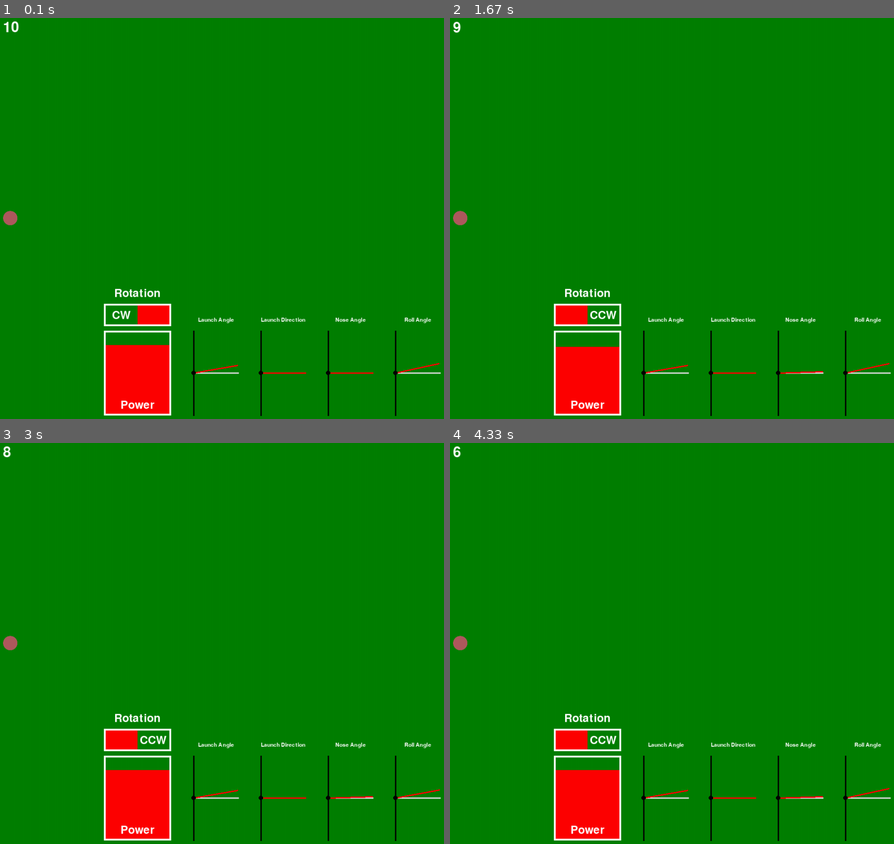
Above: before the commit, frames 1-4 (two rows, left to right).
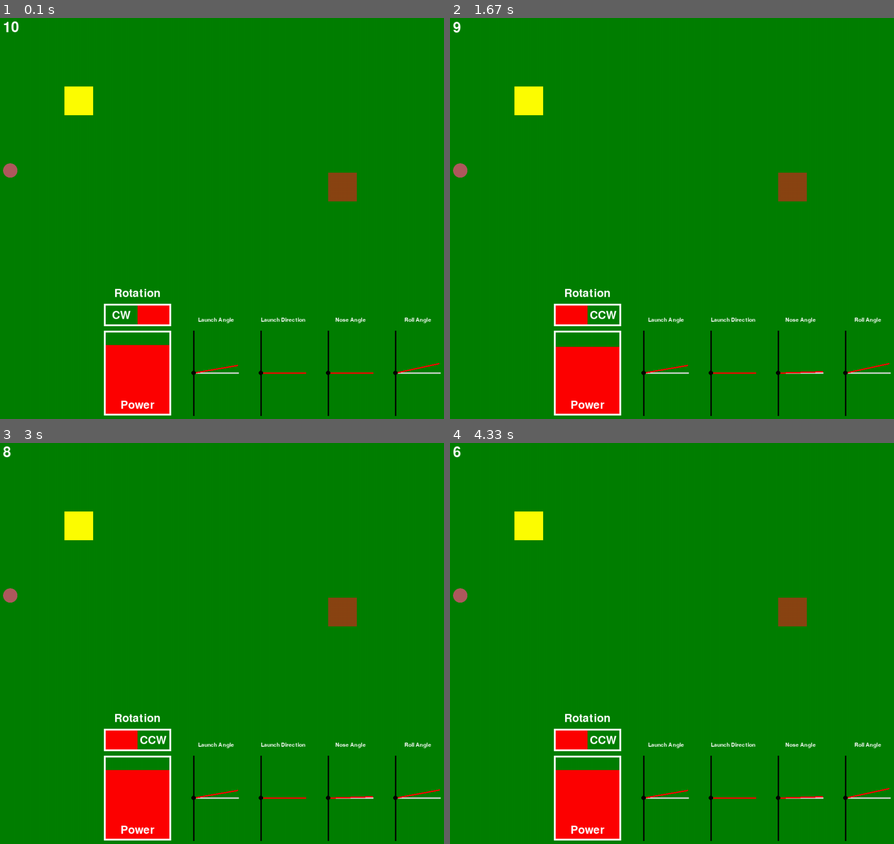
Above: after the commit, the same moments.

Repository: b7duongcs/PyGame-Disc-Golf
Game: pygame game, started from main.py
The game is run twice, just before and just after one commit, with the same random seed, the same clock (stepped at 60 frames per second) and the same inputs.
Inputs:
- Up to frame 1 (0.1 s): no input
- Up to frame 2 (1.67 s): tap 1 at 0.33 s; tap 8 at 0.67 s; tap E at 1.5 s
- Up to frame 3 (3 s): tap 2 at 1.83 s; tap 9 at 2.17 s
- Up to frame 4 (4.33 s): tap 5 at 3 s; tap 0 at 3.33 s; tap 6 at 4.17 s

The runs differ from the first frame. In frame 1, 1.1% of the frame differs, in the area x 0-81%, y 17-52%; in frame 2, 1.1%; in frame 3, 1.1%; in frame 4, 1.1%.

Commit message:
draw goal and obstacle

Diff:
--- a/main.py
+++ b/main.py
@@ -1,5 +1,6 @@
 import pygame
 import os
+import random
 from disc_flight import *
 from parameters import *
 
@@ -19,6 +20,8 @@
 WHITE = (255, 255, 255)
 BLACK = (0, 0, 0)
 GREY = (220,220,220)
+BROWN = (139,69,19)
+YELLOW = (255,255,0)
 
 #fonts
 TIMER_FONT = pygame.font.Font('freesansbold.ttf', 32)
@@ -41,12 +44,14 @@
 DISC_IMAGE = pygame.image.load(os.path.join('assets', 'disc_sprite.png'))
 DISC = pygame.transform.scale(DISC_IMAGE, (DISC_SIZE, DISC_SIZE))
 START_X = BORDER
-START_Y = (HEIGHT - DISC_SIZE) / 2
+#START_Y_DEF = (HEIGHT - DISC_SIZE) / 2 #center
+START_Y_LOWER = BORDER
+START_Y_UPPER = HEIGHT - BORDER - DISC_SIZE
 
 #launch speed
 MAX_SPEED = 27 #m/s
 PIXELS_PER_MS = 7
-PB_X = START_X + UI_OFFSET
+PB_X = BORDER + UI_OFFSET
 PB_Y = HEIGHT - (MAX_SPEED * PIXELS_PER_MS + BORDER)
 PB_WIDTH = 150
 PB_HEIGHT = MAX_SPEED * PIXELS_PER_MS
@@ -101,6 +106,16 @@
 GRAPH_TITLE_X = GRAPH_LOWER_X_BOUND
 GRAPH_TITLE_Y = GRAPH_UPPER_Y_BOUND - 20
 
+#goal and obstacle
+GOAL_UPPER_Z = 1.33 #m
+GOAL_LOWER_Z =  0.65 #m
+OBSTACLE_Z = 5 #m
+OBJ_SIZE = 64
+OBJ_LOWER_Y = BORDER
+OBJ_UPPER_Y = HEIGHT - BORDER - OBJ_SIZE
+OBJ_LOWER_X = BORDER + 4*DISC_SIZE
+OBJ_UPPER_X = WIDTH - BORDER - OBJ_SIZE
+
 def draw_angle_ui(x, angle, title):
     mp_y = ANGLE_UI_Y + PB_HEIGHT/2
     angle_x = LINE_LEN * np.cos(np.radians(angle))
@@ -114,8 +129,8 @@
     pygame.draw.line(WIN, RED, (x, mp_y), (x + angle_x, mp_y - angle_y), LINE_THICKNESS)
     pygame.draw.circle(WIN, BLACK, (x, mp_y), 5)
 
-def draw_window(disc, parameters, graph_disc, colour, time, ticks=0):
-    WIN.fill(colour)
+def draw_window(disc, goal, obstacle, parameters, graph_disc, time, ticks=0):
+    WIN.fill(GREEN)
     WIN.blit(DISC, (disc.x, disc.y))
 
     timer = 0
@@ -148,18 +163,23 @@
         WIN.blit(POWER_TITLE, (POWER_TITLE_X, POWER_TITLE_Y))
         WIN.blit(ROT_TITLE, (ROT_TITLE_X, ROT_TITLE_Y))
 
-        #draw angles
+        #draw goal and obstacle
+        pygame.draw.rect(WIN, YELLOW, goal, 0)
+        pygame.draw.rect(WIN, BROWN, obstacle, 0)
+
+        #draw angles ui
         draw_angle_ui(VA_BL_X, parameters.launch_va, "Launch Angle")
         draw_angle_ui(HA_BL_X, parameters.launch_ha, "Launch Direction")
         draw_angle_ui(NA_BL_X, parameters.nose, "Nose Angle")
         draw_angle_ui(RA_BL_X, parameters.roll, "Roll Angle")
 
-
     else:
         timer = int(ticks/20)
 
         #graph
         graph_title = GRAPH_FONT.render("Elevation (y) vs Forward Distance (x)", True, WHITE)
+        pygame.draw.rect(WIN, BLACK, goal, 0)
+        pygame.draw.rect(WIN, BROWN, obstacle, 0)
         WIN.blit(graph_title, (GRAPH_TITLE_X, GRAPH_TITLE_Y))
         pygame.draw.rect(WIN, WHITE, Z_BAR, 1)
         pygame.draw.rect(WIN, WHITE, X_BAR, 1)
@@ -212,8 +232,44 @@
         if parameters.roll < 90:
             parameters.roll += DEGREE_SCALE
 
+
+# (lx, ly)----(ux, ly)
+#    |             |
+#    |             |
+#    |             |
+# (lx, uy)----(ux, uy)
+def is_intersect(a_lx, a_ux, a_ly, a_uy, b_lx, b_ux, b_ly, b_uy):
+    if b_ux > a_lx and b_uy > b_uy:
+        return True
+    if b_lx < a_lx and b_uy > a_ly:
+        return True
+    if b_ux > a_lx and b_ly < a_uy:
+        return True
+    if b_lx < a_ux and b_ly < a_uy:
+        return True
+    return False
+
+
+def generate_obj():
+    goal_x = random.randrange(OBJ_LOWER_X, OBJ_UPPER_X)
+    goal_y = random.randrange(OBJ_LOWER_Y, OBJ_UPPER_Y)
+    obstacle_x = random.randrange(OBJ_LOWER_X, OBJ_UPPER_X)
+    obstacle_y = random.randrange(OBJ_LOWER_Y, OBJ_UPPER_Y)
+    #while obstacle_x == goal_x:
+    #    obstacle_x = random.randrange(OBJ_LOWER_X, OBJ_UPPER_X)
+    #while obstacle_y == goal_y:
+    #    obstacle_y = random.randrange(OBJ_LOWER_Y, OBJ_UPPER_Y)
+    while(is_intersect(goal_x, goal_x + OBJ_SIZE, goal_y, goal_y + OBJ_SIZE, obstacle_x, obstacle_x + OBJ_SIZE, obstacle_y, obstacle_y + OBJ_SIZE)):
+        obstacle_x = random.randrange(OBJ_LOWER_X, OBJ_UPPER_X)
+        obstacle_y = random.randrange(OBJ_LOWER_Y, OBJ_UPPER_Y)
+    goal = pygame.Rect(goal_x, goal_y, OBJ_SIZE, OBJ_SIZE)
+    obstacle = pygame.Rect(obstacle_x, obstacle_y, OBJ_SIZE, OBJ_SIZE)
+    return goal, obstacle
+
 def main():
-    disc = pygame.Rect(START_X, START_Y, DISC_SIZE, DISC_SIZE)
+    start_y = random.randrange(START_Y_LOWER, START_Y_UPPER)
+    goal, obstacle = generate_obj()
+    disc = pygame.Rect(START_X, start_y, DISC_SIZE, DISC_SIZE)
     graph_disc = pygame.Rect(GRAPH_LOWER_X_BOUND, GRAPH_LOWER_Y_BOUND, 5, 5)
     pre_launch = True
     current_time = 0
@@ -238,7 +294,7 @@
             transition_time = current_time
 
         if pre_launch:
-            draw_window(disc, parameters, graph_disc, GREEN, current_time)
+            draw_window(disc, goal, obstacle, parameters, graph_disc, current_time)
             keys_pressed = pygame.key.get_pressed()
             controls(keys_pressed, parameters)
         else:
@@ -249,10 +305,10 @@
                 if current_position[2] <= 0:
                     break
                 disc.x = START_X + current_position[0]*FT_TO_PIXELS
-                disc.y = START_Y + current_position[1]*FT_TO_PIXELS
+                disc.y = start_y + current_position[1]*FT_TO_PIXELS
                 graph_disc.x = GRAPH_LOWER_X_BOUND + current_position[0]
                 graph_disc.y = GRAPH_LOWER_Y_BOUND - current_position[2]
-            draw_window(disc, parameters, graph_disc, BLACK, -1, disc_pos_index)
+            draw_window(disc, goal, obstacle, parameters, graph_disc, -1, disc_pos_index)
 
     pygame.quit()
 
